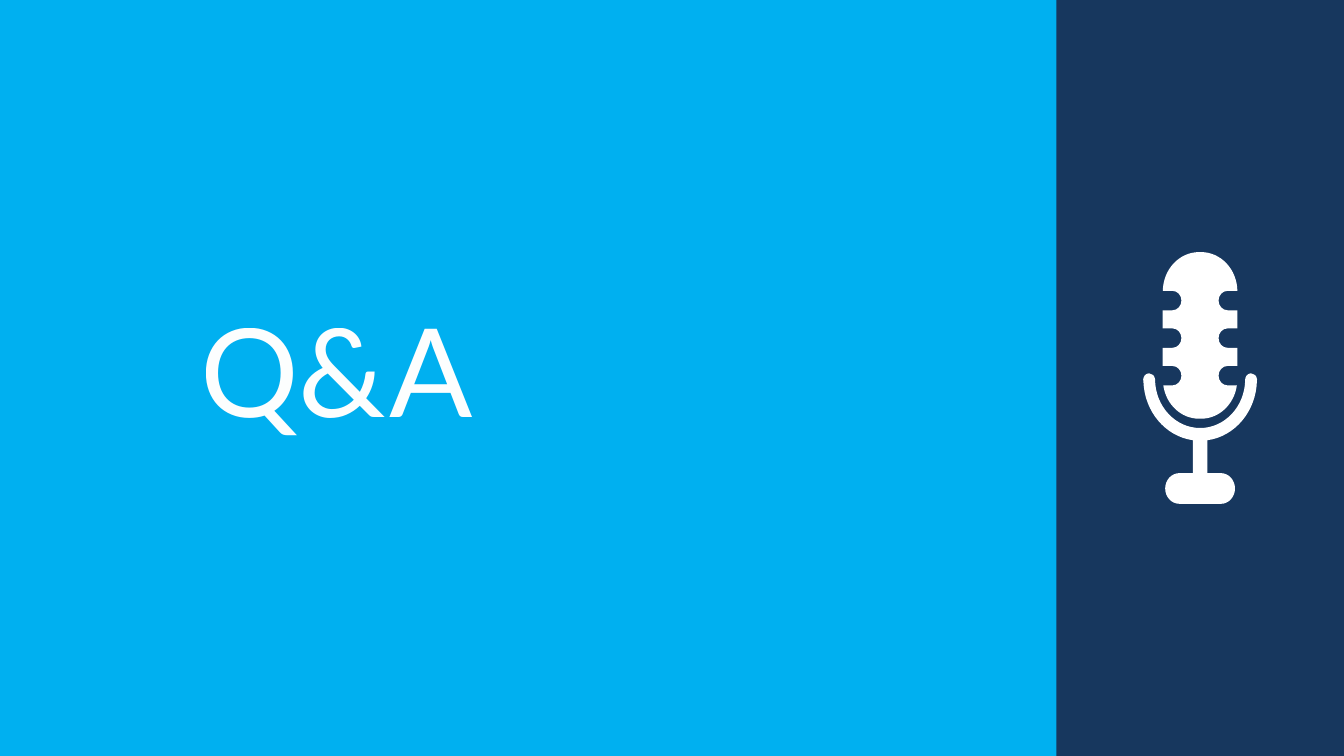
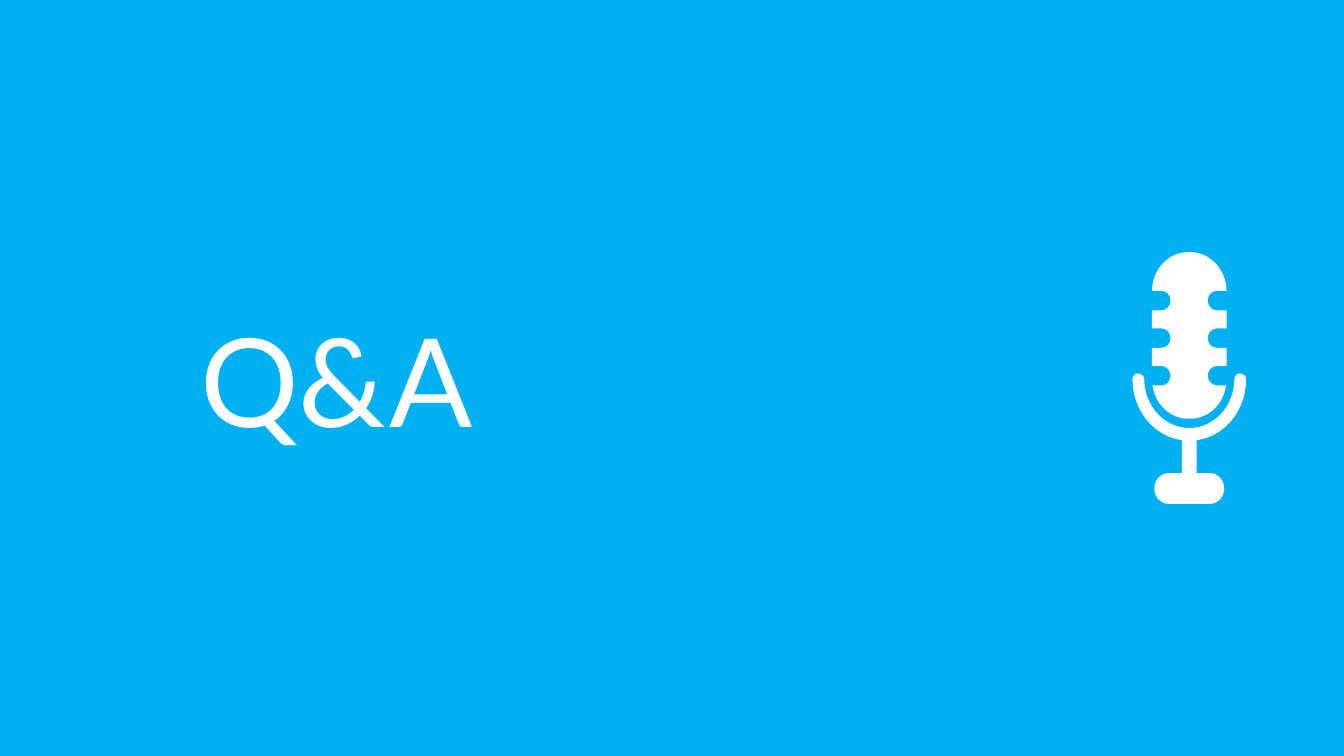
Before and after one commit to mconverti/webcast-aplicaciones-media-con-azure-media-services, a slide deck: slide 21 of webcast.pptx (slide 17 before the commit). Drawn at 1344x756 pixels with LibreOffice and Linux fonts; fonts in the diff are those of the drawing. Boxes give left, top, right and bottom in pixels: in the first picture for what was removed or moved away, otherwise in the second. Text is boxed around its words. In the diff, an @@ line names an element or a change of style, - is before the commit and + after.

```diff
--- a/webcast.pptx
+++ b/webcast.pptx
@@ rectangle removed at bbox=[1057, 0, 1344, 756] @@
@@ freeform shape: place and size @@
-freeform shape at bbox=[1143, 252, 1257, 504]
+freeform shape at bbox=[1132, 252, 1246, 504]
@@ title "Q&A": place and size @@
-title "Q&A" at bbox=[200, 328, 472, 436]
+title "Q&A" at bbox=[200, 337, 472, 446]
```
Also in this commit, not shown: 2 other slides changed, 4 slides added.
